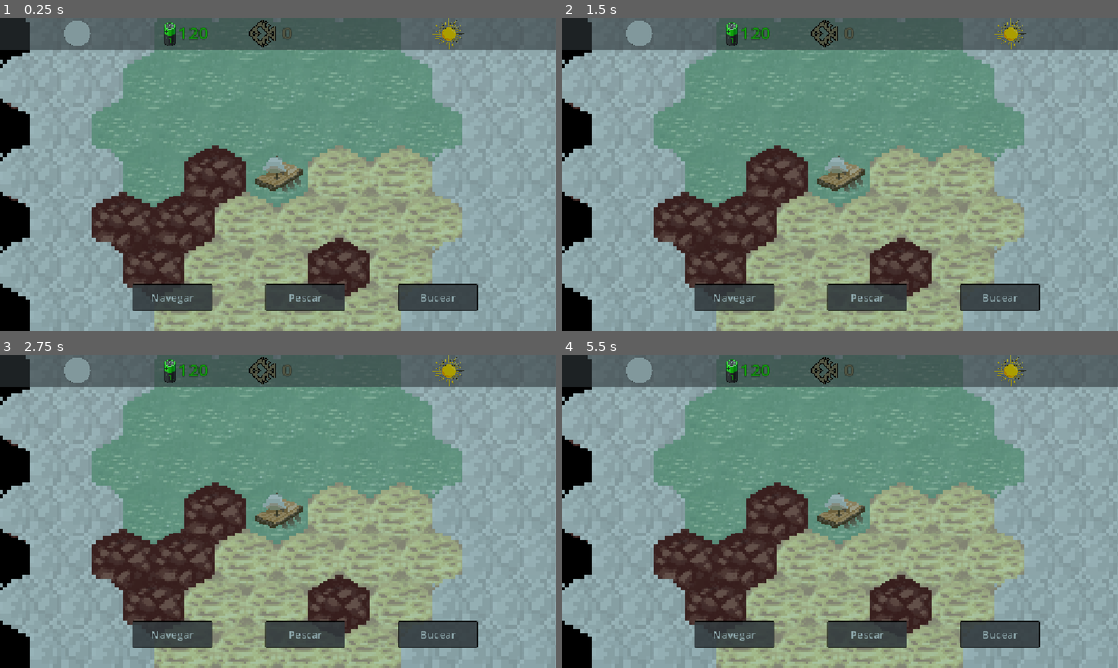
Above: before the commit, frames 1-4 (two rows, left to right).
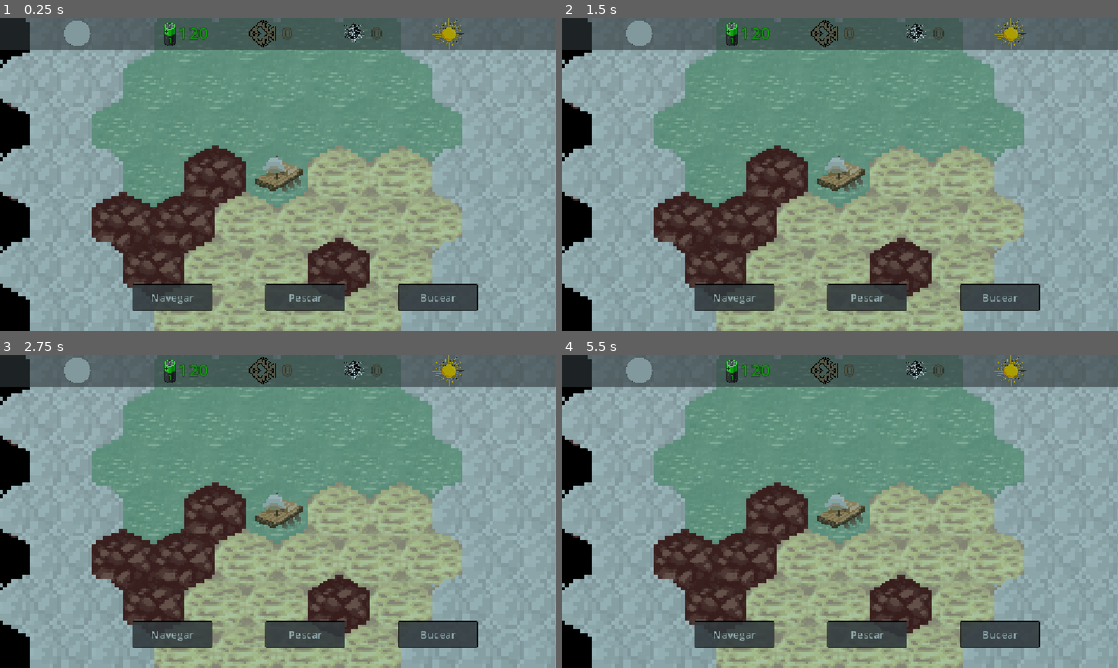
Above: after the commit, the same moments.

Repository: dabantoibarguen/Mullu-PGJ2026
Game: Godot game, scene res://navegacion/navegacion.tscn
Same seed, same stepped clock (60 frames per second), same inputs: the game is played once before the commit and once after it. The engine's default icon, where the game draws it, is replaced by a stand-in: a white triangle on a blue panel in a dark square.
Inputs (mouse positions are in pixels of both pictures, inside the frame that each line leads up to):
- Up to frame 1 (0.25 s): no input
- Up to frame 2 (1.5 s): tap Enter at 0.5 s; move the mouse to (962, 158) at 0.52 s; hold Right (ui_right) 0.53-1.28 s; tap Space at 0.77 s; move the mouse to (728, 190) at 1.27 s; hold Down (ui_down) from 1.28 s (still down)
- Up to frame 3 (2.75 s): tap Space at 1.52 s; move the mouse to (333, 442) at 2.02 s; release Down (ui_down) at 2.03 s; hold Right (ui_right) from 2.03 s (still down)
- Up to frame 4 (5.5 s): move the mouse to (812, 574) at 2.77 s; release Right (ui_right) at 2.78 s; hold Up (ui_up) 2.78-3.53 s; tap Space at 3.02, 3.77, 4.52 s; move the mouse to (1006, 558) at 3.52 s; hold Left (ui_left) 3.53-5.03 s; move the mouse to (673, 464) at 4.27 s; move the mouse to (867, 511) at 5.02 s; hold Down (ui_down) from 5.03 s (still down)

The runs differ from the first frame. In frame 1, 1.0% of the frame differs, in the area x 23-83%, y 1-59%; in frame 2, 0.8%; in frame 3, 1.1%, in the area x 17-83%, y 1-59%; in frame 4, 1.1%.

Commit message:
added mullu counter, not fully tested yet

Diff:
--- a/navegacion/nav_menu.gd
+++ b/navegacion/nav_menu.gd
@@ -5,6 +5,7 @@
 @onready var buceoBtn = $Bco
 @onready var energyText = $EnergyL
 @onready var fishLabel = $PescaoL
+@onready var mulluLabel = $MulluL
 
 func _ready() -> void:
 	pass
@@ -27,3 +28,6 @@
 
 func update_fish(fish):
 		fishLabel.text = str(fish)
+
+func update_mullu(mullu):
+		mulluLabel.text = str(mullu)
--- a/navegacion/nav_menu.tscn
+++ b/navegacion/nav_menu.tscn
@@ -6,6 +6,7 @@
 [ext_resource type="Texture2D" uid="uid://h34jgkfrjubu" path="res://navegacion/assets/temp.webp" id="2_8mrxu"]
 [ext_resource type="Texture2D" uid="uid://d4gavmrgakyeu" path="res://navegacion/assets/energyph.png" id="3_hjbyo"]
 [ext_resource type="Texture2D" uid="uid://cdce8a8idjsdw" path="res://navegacion/assets/tempph.webp" id="4_hjbyo"]
+[ext_resource type="Texture2D" uid="uid://bfhjpn5mjqlbx" path="res://buceo/assets/spondylus.png" id="7_asrx5"]
 
 [sub_resource type="StyleBoxFlat" id="StyleBoxFlat_in4ql"]
 bg_color = Color(0.28235295, 0.2784314, 0.2901961, 0.8745098)
@@ -158,6 +159,26 @@
 scale = Vector2(0.1791027, 0.16637245)
 texture = ExtResource("4_hjbyo")
 
+[node name="Mullu" type="Sprite2D" parent="." unique_id=1163069178]
+position = Vector2(667.27277, 28.181816)
+scale = Vector2(0.07713038, 0.099116184)
+texture = ExtResource("7_asrx5")
+
+[node name="MulluL" type="Label" parent="." unique_id=875346452]
+offset_left = 692.7269
+offset_top = 7.278734
+offset_right = 713.9089
+offset_bottom = 35.27874
+rotation = -5.5997105e-05
+scale = Vector2(1.688129, 1.4749321)
+theme_override_colors/font_color = Color(0.47843137, 0.41960785, 0.32156864, 1)
+theme_override_colors/font_outline_color = Color(0, 0, 0, 1)
+theme_override_constants/outline_size = 2
+theme_override_font_sizes/font_size = 20
+text = "0"
+horizontal_alignment = 1
+vertical_alignment = 1
+
 [connection signal="pressed" from="Nav" to="." method="_on_nav_pressed"]
 [connection signal="pressed" from="Psc" to="." method="_on_psc_pressed"]
 [connection signal="pressed" from="Bco" to="." method="_on_bco_pressed"]
--- a/navegacion/navegar.gd
+++ b/navegacion/navegar.gd
@@ -130,6 +130,7 @@
 
 func add_mullu(total_mullu):
 	resume_nav()
+	navMenu.update_mullu(total_mullu)
 	print(total_mullu)
 
 # ------ Button functions -------
